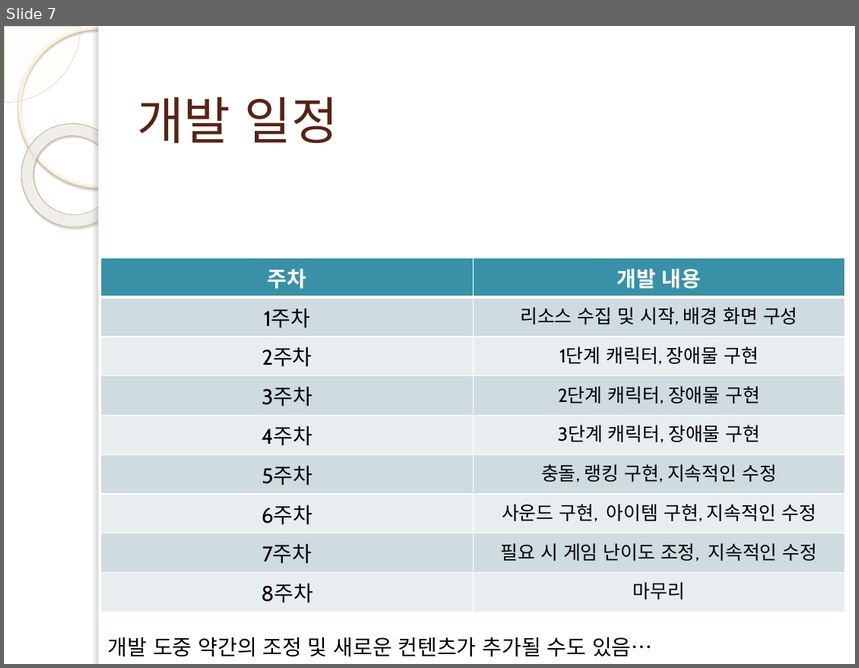
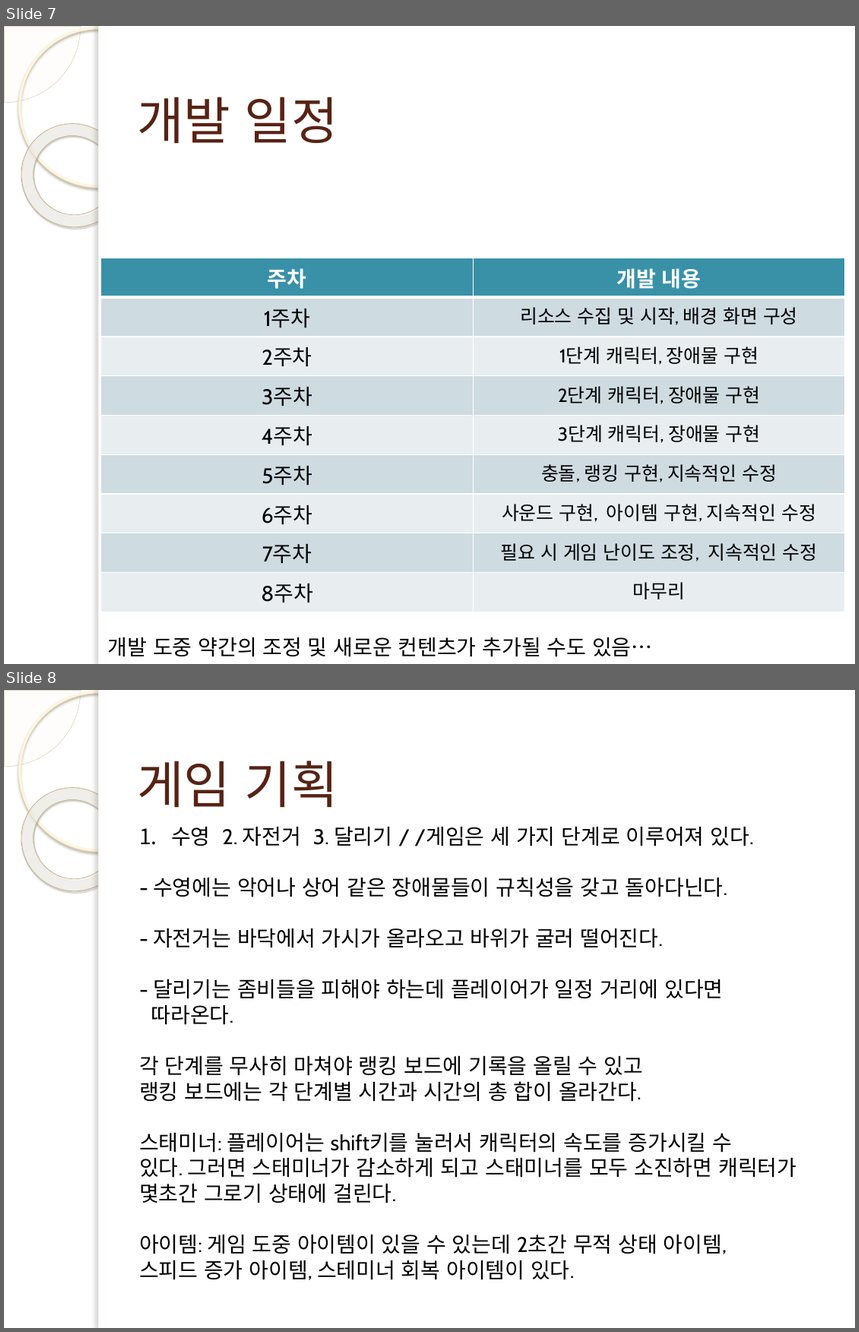
Before and after one commit to Ending7/2DGame_Team_Project, a slide deck: 2DGame_Project 1차 발표 PPT(2018184042_장진영).pptx. Shown one above the other, each under a label of ours: slide 7 before the commit, slides 7 and 8 after it. The pictures are 859x668 and 859x1332 pixels, drawn with LibreOffice and Linux fonts; fonts in the diff are those of the drawing; background and template pictures are left out. Boxes give left, top, right and bottom in pixels: in the first picture for what was removed or moved away, otherwise in the second. Text is boxed around its words. In the diff, an @@ line names an element or a change of style, - is before the commit and + after.

```diff
--- a/2DGame_Project 1차 발표 PPT(2018184042_장진영).pptx
+++ b/2DGame_Project 1차 발표 PPT(2018184042_장진영).pptx
@@ slide 8 added at (x1=4, y1=690, x2=855, y2=1328), background picture (left out); not listed: 5 template elements that a slide beside it also shows @@
@@ text added at (x1=137, y1=761, x2=338, y2=808), 43 pt, text #572314 @@
+게임 기획
@@ text added at (x1=139, y1=827, x2=797, y2=1281), 18 pt, text #000000 @@
+1. 수영 2. 자전거 3. 달리기 / /게임은 세 가지 단계로 이루어져 있다.
+- 수영에는 악어나 상어 같은 장애물들이 규칙성을 갖고 돌아다닌다.
+- 자전거는 바닥에서 가시가 올라오고 바위가 굴러 떨어진다.
+- 달리기는 좀비들을 피해야 하는데 플레이어가 일정 거리에 있다면
+따라온다.
+각 단계를 무사히 마쳐야 랭킹 보드에 기록을 올릴 수 있고
+랭킹 보드에는 각 단계별 시간과 시간의 총 합이 올라간다.
+스태미너: 플레이어는 shift키를 눌러서 캐릭터의 속도를 증가시킬 수
+있다. 그러면 스태미너가 감소하게 되고 스태미너를 모두 소진하면 캐릭터가 몇초간 그로기 상태에 걸린다.
+아이템: 게임 도중 아이템이 있을 수 있는데 2초간 무적 상태 아이템,
+스피드 증가 아이템, 스테미너 회복 아이템이 있다.
```
Also in this commit, not shown: 1 slide changed.
